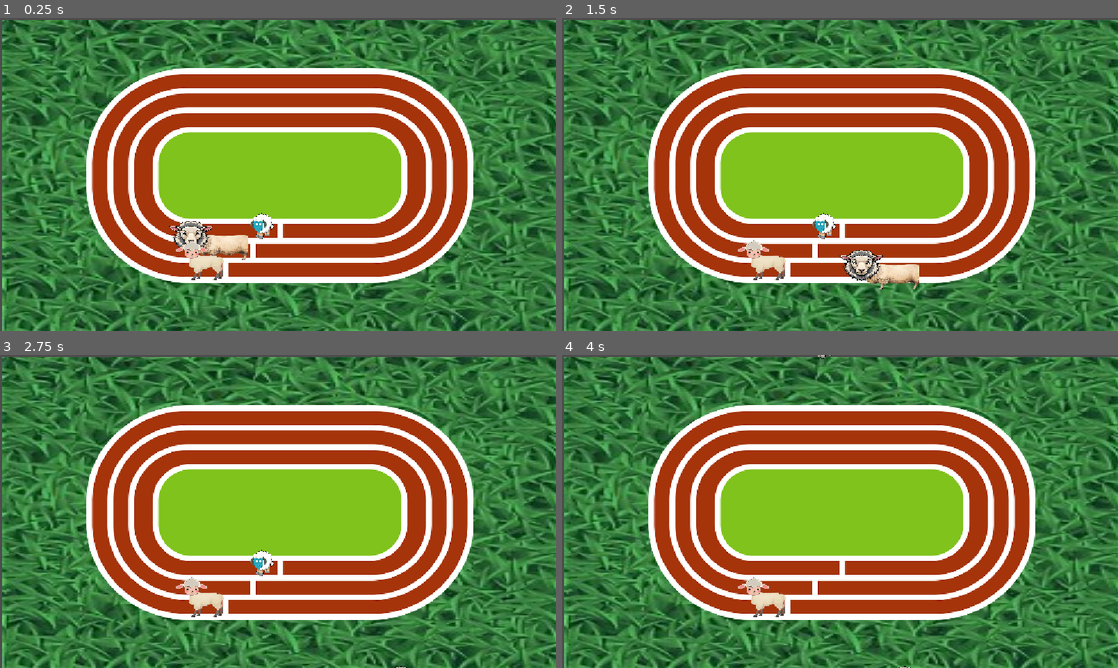
Above: before the commit, frames 1-4 (two rows, left to right).
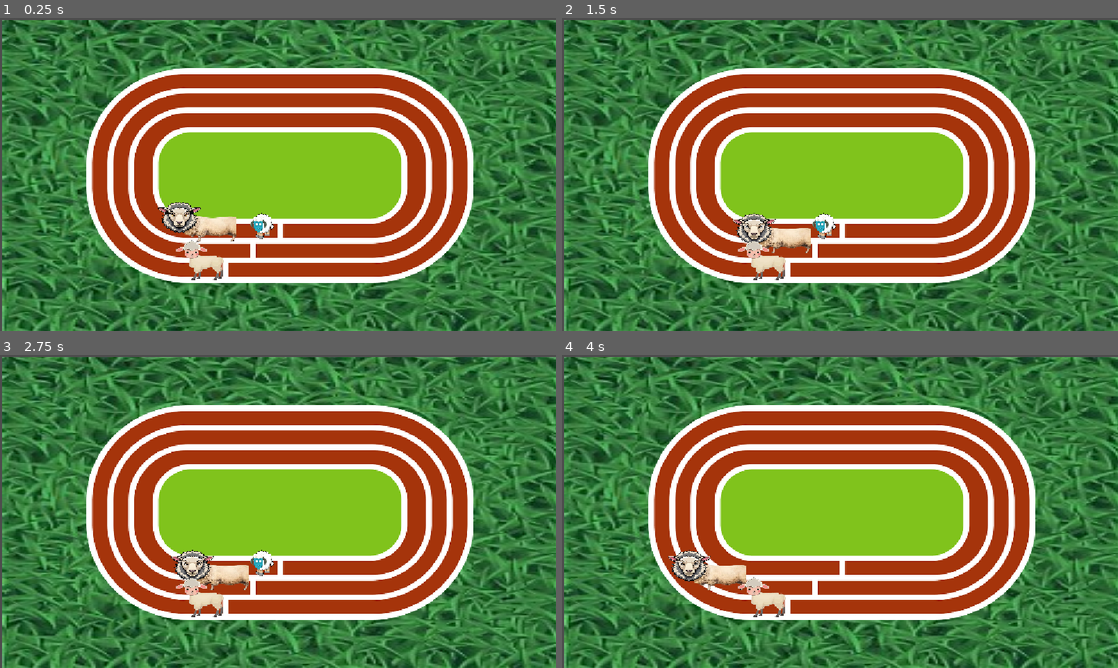
Above: after the commit, the same moments.

Repository: SiaCVerma/Sheep-Racing
Game: Godot game, scene res://SheepRacing.tscn
Two runs of this game, one before a commit and one after it. Both use one fixed random seed, a clock stepped at 60 frames per second and the inputs below.
Inputs:
- Up to frame 1 (0.25 s): no input
- Up to frame 2 (1.5 s): tap Enter at 0.5 s; hold D (right) 0.53-1.28 s; hold S (down) from 1.28 s (still down)
- Up to frame 3 (2.75 s): release S (down) at 2.03 s; hold D (right) from 2.03 s (still down)
- Up to frame 4 (4 s): tap Space at 2.75 s; release D (right) at 2.78 s; hold Up (ui_up) 2.78-3.53 s; hold A (left) from 3.53 s (still down)

The runs differ from the first frame. In frame 1, 1.6% of the frame differs, in the area x 28-45%, y 58-78%; in frame 2, 2.0%, in the area x 30-65%, y 62-87%; in frame 3, 1.0%; in frame 4, 1.0%.

Commit message:
aw zdtr

Diff:
--- a/sheep-racing/SheepRacing.tscn
+++ b/sheep-racing/SheepRacing.tscn
@@ -18,7 +18,18 @@
 
 [sub_resource type="GDScript" id="GDScript_appnl"]
 
+[sub_resource type="RectangleShape2D" id="RectangleShape2D_sbqww"]
+size = Vector2(50, 42)
+
+[sub_resource type="CapsuleShape2D" id="CapsuleShape2D_orljh"]
+radius = 27.014374
+height = 151.98877
+
 [sub_resource type="GDScript" id="GDScript_eno16"]
+
+[sub_resource type="CapsuleShape2D" id="CapsuleShape2D_mnjc7"]
+radius = 22.018188
+height = 92.03552
 
 [node name="Background" type="Node2D" unique_id=953697776]
 position = Vector2(21, 14)
@@ -57,12 +68,14 @@
 texture = ExtResource("5_v36m6")
 
 [node name="Sheep1Collision" type="CollisionShape2D" parent="Sheep 1" unique_id=1644890084]
+position = Vector2(522, 411)
+shape = SubResource("RectangleShape2D_sbqww")
 
 [node name="Sheep 2" type="CharacterBody2D" parent="." unique_id=1217366827]
 script = ExtResource("7_6dkih")
 
 [node name="Sheep Body 2" type="Sprite2D" parent="Sheep 2" unique_id=552016128]
-position = Vector2(424.99997, 460.62494)
+position = Vector2(401, 422)
 scale = Vector2(0.25373122, 0.17399998)
 texture = ExtResource("6_mihmo")
 
@@ -72,6 +85,9 @@
 texture = ExtResource("7_snn4q")
 
 [node name="Sheep2Collision" type="CollisionShape2D" parent="Sheep 2" unique_id=1971860484]
+position = Vector2(395, 413)
+rotation = -1.5513225
+shape = SubResource("CapsuleShape2D_orljh")
 
 [node name="Sheep 3" type="CharacterBody2D" parent="." unique_id=1614356314]
 script = ExtResource("10_4rsva")
@@ -87,6 +103,9 @@
 texture = ExtResource("10_6dkih")
 
 [node name="Sheep3Collision" type="CollisionShape2D" parent="Sheep 3" unique_id=380219906]
+position = Vector2(400.00003, 486.00003)
+rotation = 1.5770139
+shape = SubResource("CapsuleShape2D_mnjc7")
 
 [node name="RestartNode" type="Node2D" parent="." unique_id=1838893094]
 position = Vector2(483, 469)
